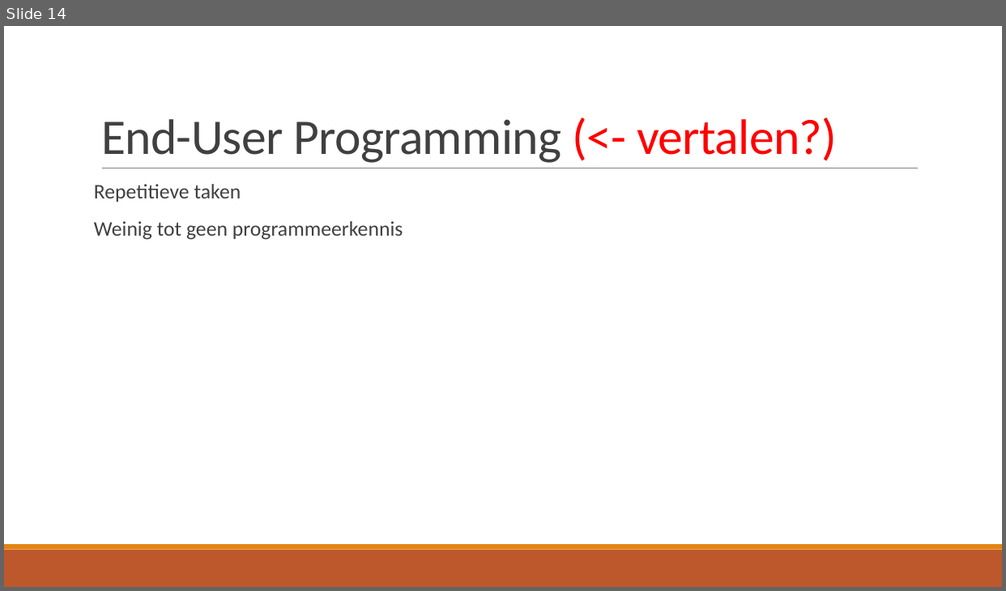
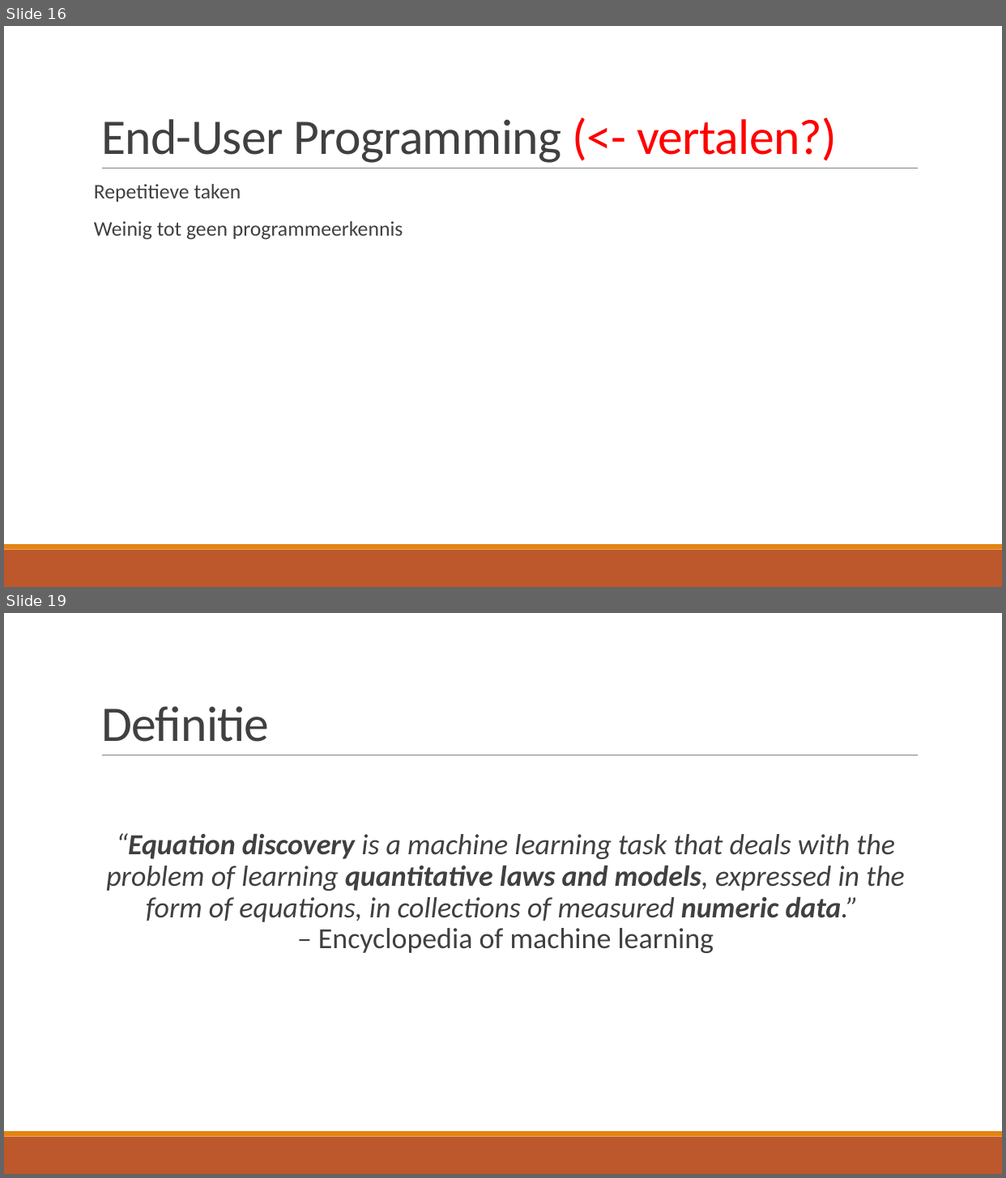
Before and after one commit to TomDeGroote/Bachelorproef, a slide deck: Opdracht 2/Literatuurstudie.pptx. Shown one above the other, each under a label of ours: slide 14 before the commit, slides 16 and 19 after it; the slides between them are not shown. The pictures are 1006x591 and 1006x1178 pixels, drawn with LibreOffice and Linux fonts; fonts in the diff are those of the drawing. Boxes give left, top, right and bottom in pixels: in the first picture for what was removed or moved away, otherwise in the second. Text is boxed around its words. In the diff, an @@ line names an element or a change of style, - is before the commit and + after.

```diff
--- a/Opdracht 2/Literatuurstudie.pptx
+++ b/Opdracht 2/Literatuurstudie.pptx
@@ slide 19 added at [4,613,1002,1174], background #FFFFFF; not listed: 3 template elements that a slide beside it also shows @@
@@ title added at [101,706,269,742], 48 pt, text #404040 @@
+Definitie
@@ text added at [106,833,905,953], 28 pt, text #404040, italic @@
+“Equation discovery is a machine learning task that deals with the problem of learning quantitative laws and models, expressed in the form of equations, in collections of measured numeric data.”
+– Encyclopedia of machine learning
@@ what was slide 14 is now slide 16 @@
```
Also in this commit, not shown: 5 slides changed, 4 other slides added, 6 slides removed, 4 other files.
